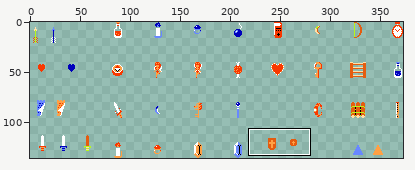
Sprite sheet: Zelda/Assets/Resources/Sprites/items.png. The first picture is a wide view before the edit; the outline marks the close-up.
Close-up. First the earlier version:
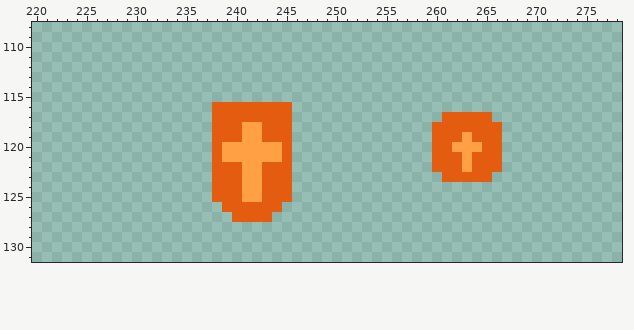
The file is 373x136 pixels. Shown: x 220..278, y 108..131.
Once edited:
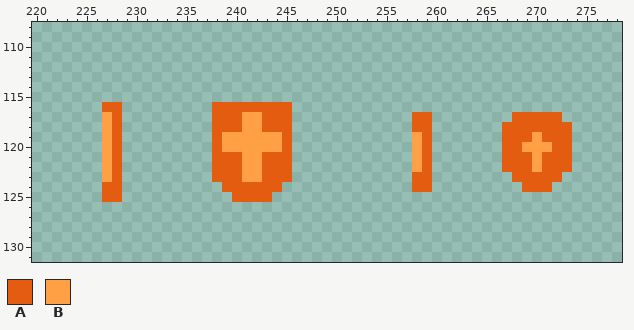
Palette (. is transparent): A #e45c10  B #ffa044
Difference:
@@ x 220..278 @@
 115 ...........................................................
-116 ..................AAAAAAAA.................................
-117 ..................AAAAAAAA...............AAAAA.............
-118 ..................AAABBAAA..............AAAAAAA............
-119 ..................AAABBAAA..............AAABAAA............
-120 ..................ABBBBBBA..............AABBBAA............
-121 ..................ABBBBBBA..............AAABAAA............
-122 ..................AAABBAAA..............AAABAAA............
-123 ..................AAABBAAA...............AAAAA.............
-124 ..................AAABBAAA.................................
-125 ..................AAABBAAA.................................
-126 ...................AAAAAA..................................
-127 ....................AAAA...................................
+116 .......AA.........AAAAAAAA.................................
+117 .......BA.........AAABBAAA............AA........AAAAA......
+118 .......BA.........AAABBAAA............AA.......AAAAAAA.....
+119 .......BA.........ABBBBBBA............BA.......AAABAAA.....
+120 .......BA.........ABBBBBBA............BA.......AABBBAA.....
+121 .......BA.........AAABBAAA............BA.......AAABAAA.....
+122 .......BA.........AAABBAAA............BA.......AAABAAA.....
+123 .......BA.........AAABBAAA............AA........AAAAA......
+124 .......AA..........AAAAAA.............AA.........AAA.......
+125 .......AA...........AAAA...................................
+126 ...........................................................
+127 ...........................................................
 128 ...........................................................
Changed places in both close-ups, as pixel boxes (x1, y1, x2, y2):
added: (102, 102, 122, 202)
changed: (212, 112, 292, 222)
changed: (412, 112, 572, 192)
